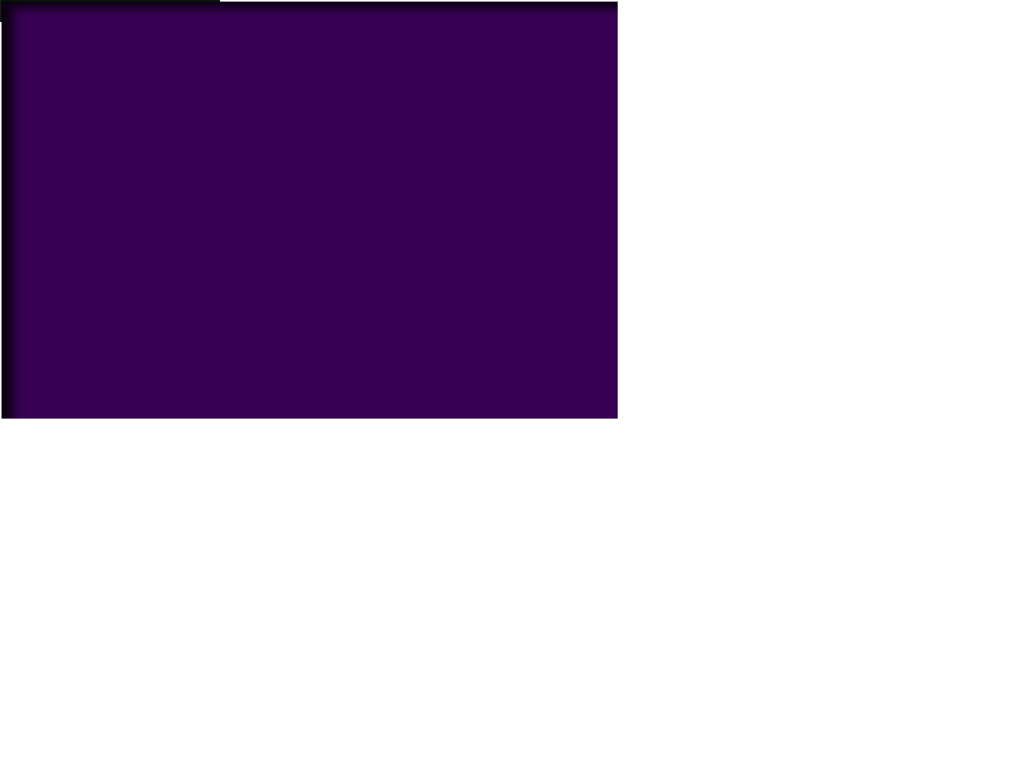
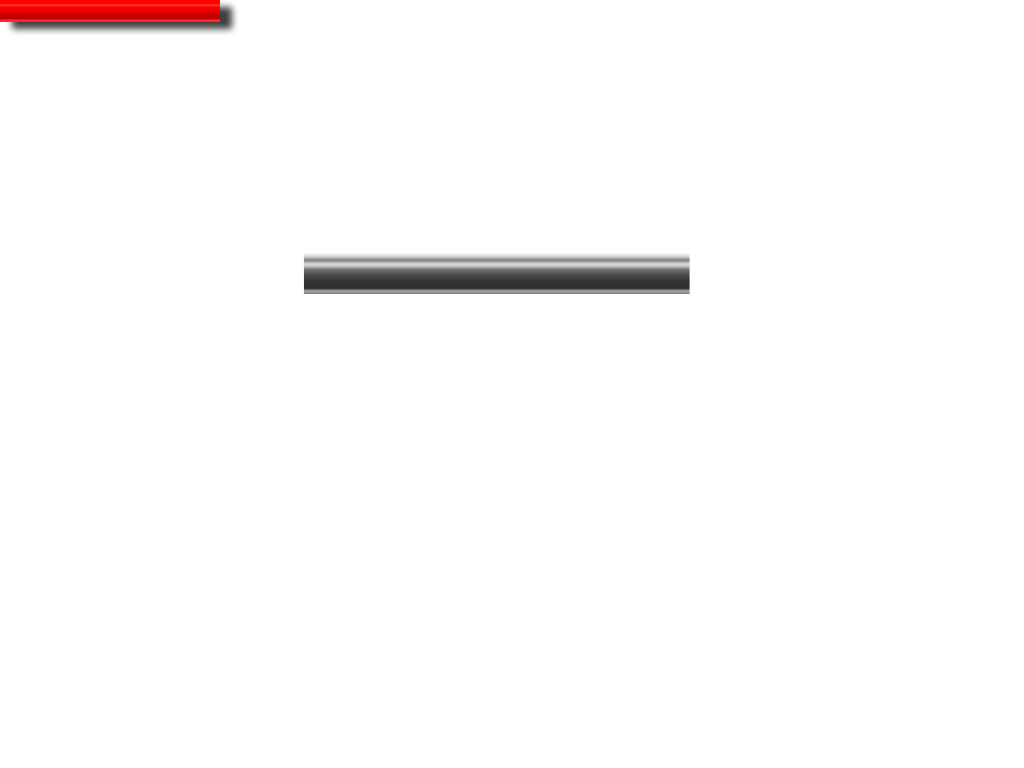
Before/after of a 1024×768 layered artwork. What changed in the layer stack:
showed "HPBarPlayer", painted on it over [68, 252, 690, 419]
showed "HPBarEnemy" over [0, 0, 220, 22]
hid "Shape 1" over [1, 1, 618, 419]
